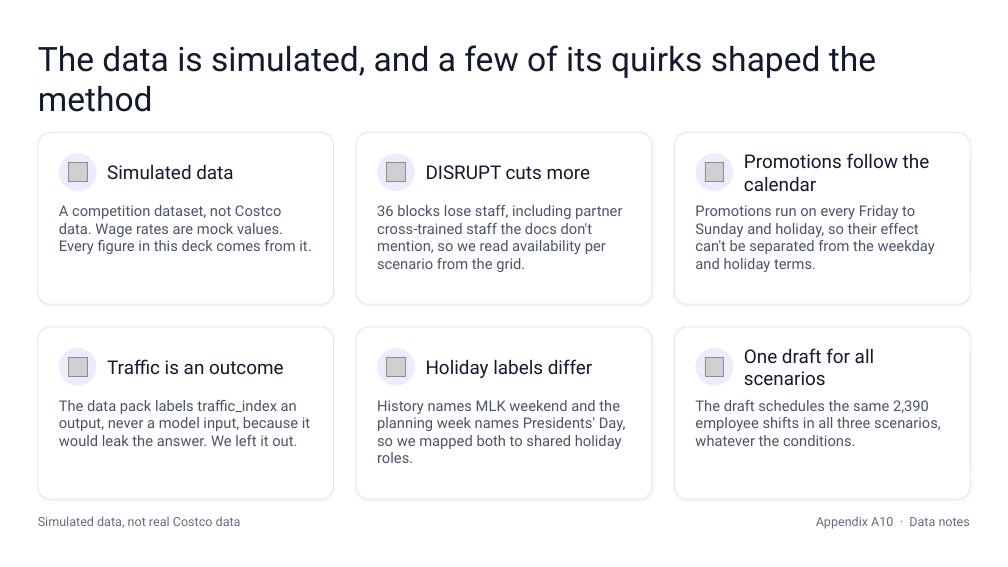
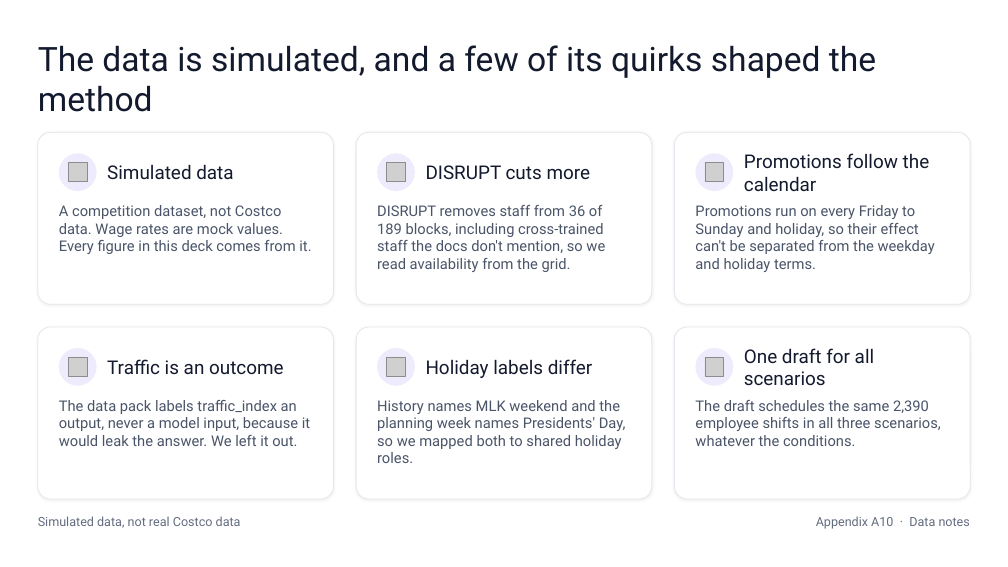
Before and after one commit to cgonztx-gif/misa-workforce-planner, a slide deck: slide 21 of deliverables/Costco_Workforce_Presentation.pptx. Drawn at 1008x567 pixels with LibreOffice and Linux fonts; fonts in the diff are those of the drawing; grey boxes stand for pictures. Boxes give left, top, right and bottom in pixels: in the first picture for what was removed or moved away, otherwise in the second. Text is boxed around its words. In the diff, an @@ line names an element or a change of style, - is before the commit and + after.

```diff
--- a/deliverables/Costco_Workforce_Presentation.pptx
+++ b/deliverables/Costco_Workforce_Presentation.pptx
@@ text at [377,205,605,272]: text changed @@
-36 blocks lose staff, including partner cross-trained staff the docs don't mention, so we read availability per scenario from the grid.
+DISRUPT removes staff from 36 of 189 blocks, including cross-trained staff the docs don't mention, so we read availability from the grid.
```
Also in this commit, not shown: 15 other slides changed, 35 other files.
